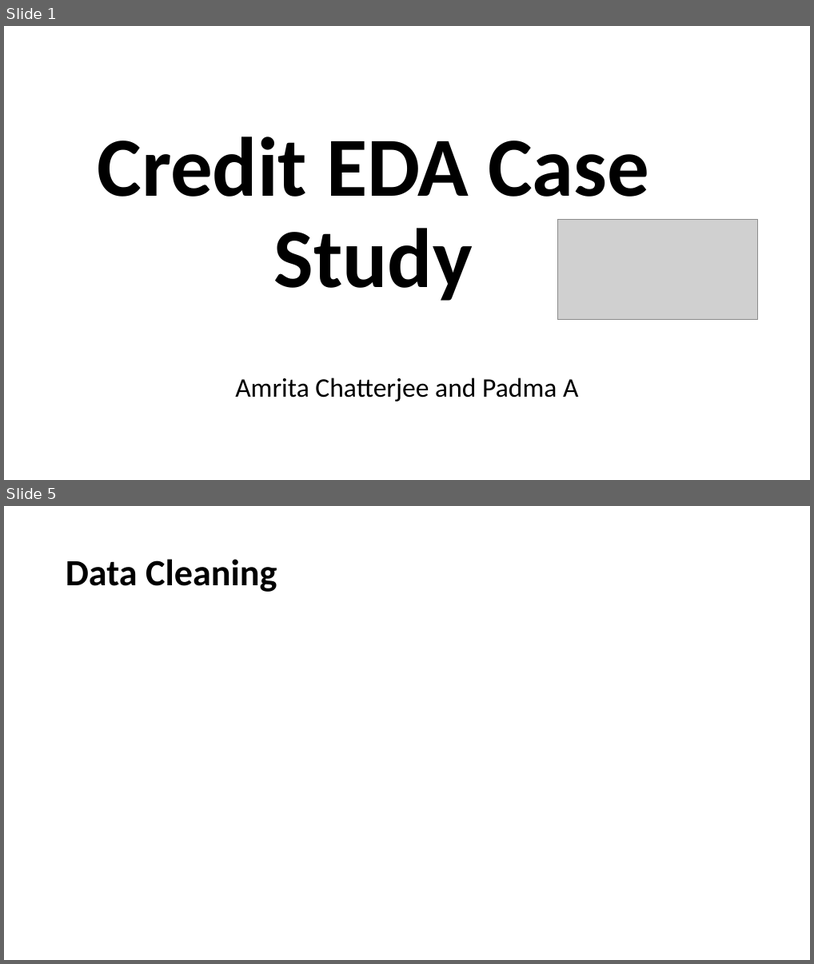
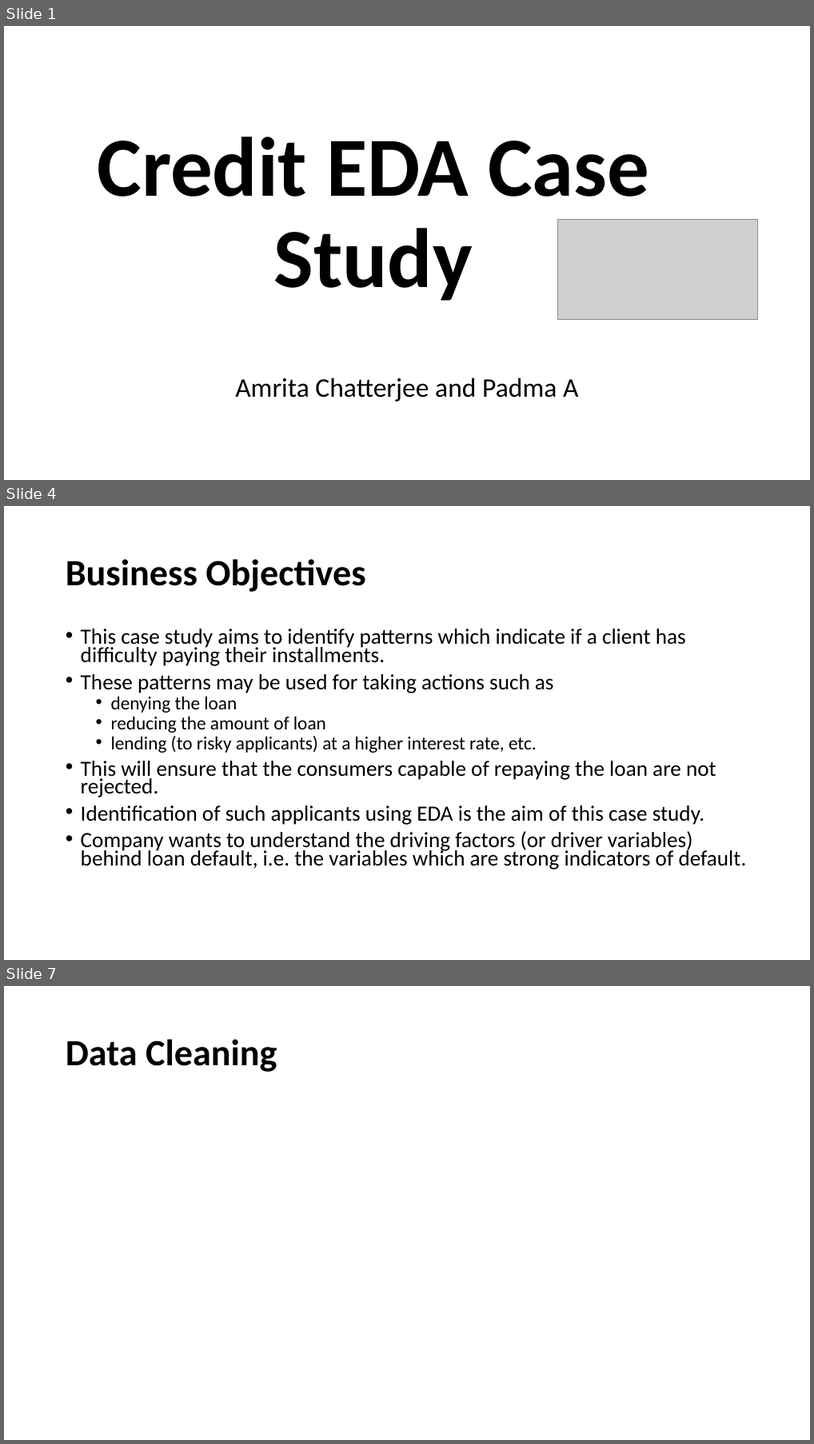
Before and after one commit to padma-it/DataScienceCaseStudies, a slide deck: Credit EDA/Credit EDA Case Study.pptx. Shown one above the other, each under a label of ours: slides 1 and 5 before the commit, slides 1, 4 and 7 after it; the slides between them are not shown. The pictures are 814x964 and 814x1444 pixels, drawn with LibreOffice and Linux fonts; fonts in the diff are those of the drawing; grey boxes stand for pictures. Boxes give left, top, right and bottom in pixels: in the first picture for what was removed or moved away, otherwise in the second. Text is boxed around its words. In the diff, an @@ line names an element or a change of style, - is before the commit and + after.

Commit message:
Updating ppt with business understanding and added null values calc in notebook
Updating ppt with business understanding and added null values calc in notebook

```diff
--- a/Credit EDA/Credit EDA Case Study.pptx
+++ b/Credit EDA/Credit EDA Case Study.pptx
@@ slide 4 added at box(4, 506, 810, 960), background #FFFFFF @@
@@ title added at box(66, 559, 366, 592), 44 pt, text #000000, bold @@
+Business Objectives
@@ text added at box(81, 628, 747, 869), 25.9 pt, text #000000 @@
+• This case study aims to identify patterns which indicate if a client has difficulty paying their installments.
+• These patterns may be used for taking actions such as
+  • denying the loan
+  • reducing the amount of loan
+  • lending (to risky applicants) at a higher interest rate, etc.
+• This will ensure that the consumers capable of repaying the loan are not rejected.
+• Identification of such applicants using EDA is the aim of this case study.
+• Company wants to understand the driving factors (or driver variables) behind loan default, i.e. the variables which are strong indicators of default.
@@ what was slide 5 is now slide 7 @@
```
Also in this commit, not shown: 2 slides changed, 2 other slides added, 1 slide removed, 5 other files.
